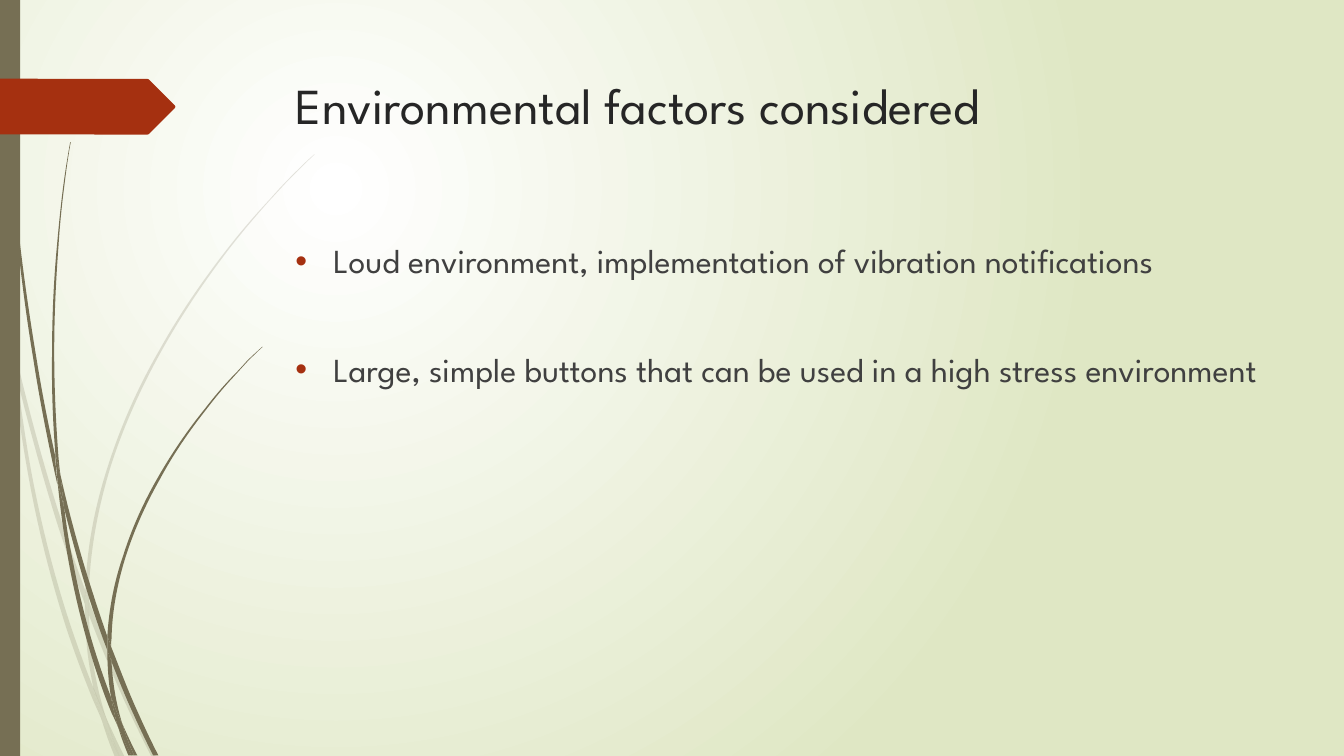
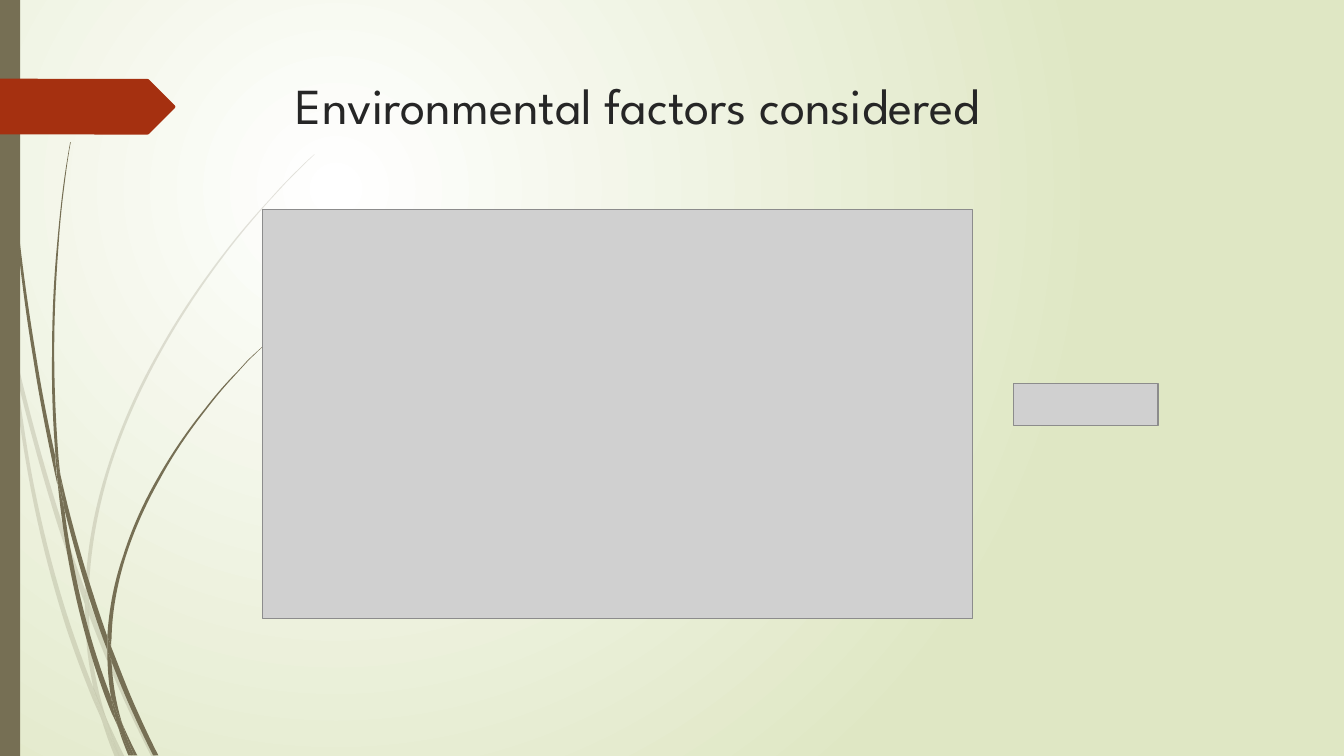
Before and after one commit to bournemouth17/team-5, a slide deck: slide 6 of RNLI.pptx (slide 7 before the commit). Drawn at 1344x756 pixels with LibreOffice and Linux fonts; fonts in the diff are those of the drawing; grey boxes stand for pictures. Boxes give left, top, right and bottom in pixels: in the first picture for what was removed or moved away, otherwise in the second. Text is boxed around its words. In the diff, an @@ line names an element or a change of style, - is before the commit and + after.

```diff
--- a/RNLI.pptx
+++ b/RNLI.pptx
@@ picture added at (x1=263, y1=210, x2=973, y2=618) @@
@@ text removed at (x1=333, y1=249, x2=1257, y2=390) @@
-• Loud environment, implementation of vibration notifications
-• Large, simple buttons that can be used in a high stress environment
@@ picture added at (x1=1014, y1=383, x2=1158, y2=425) @@
```
Also in this commit, not shown: 4 other slides changed, 2 slides added, 8 slides removed.
